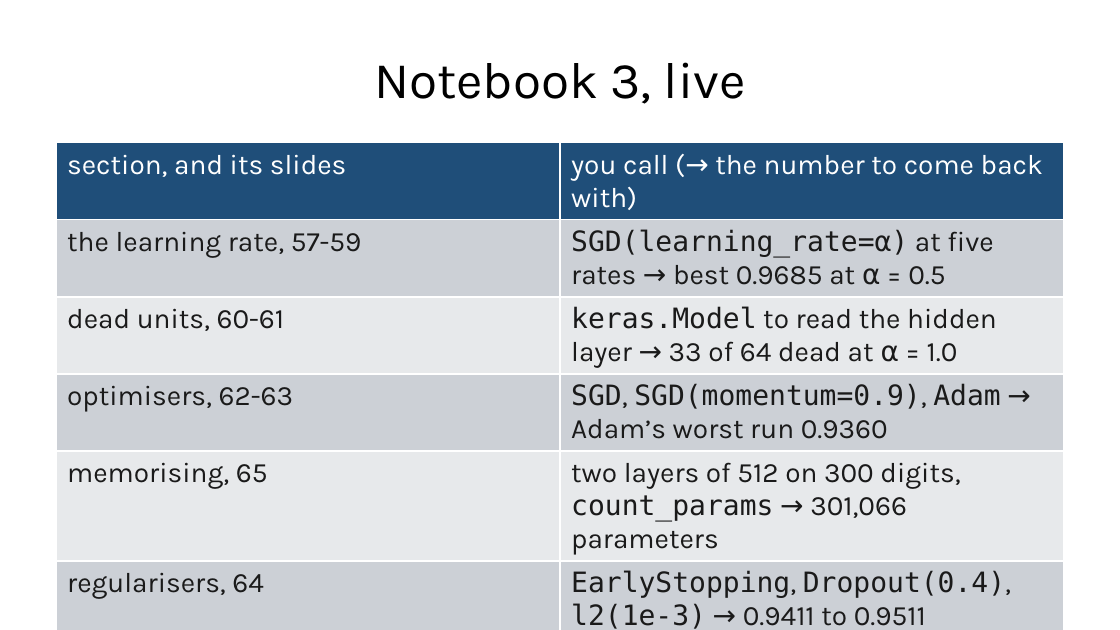
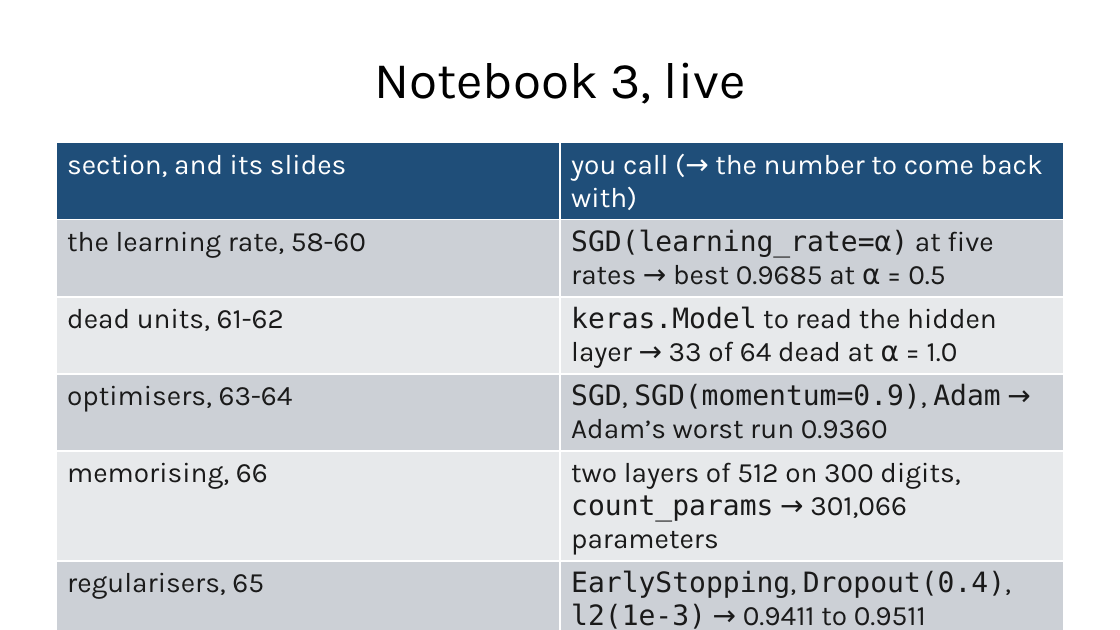
Before and after one commit to fabioantonini/technologies-for-artificial-intelligence, a slide deck: slide 67 of Lessons/09_neural_networks/Slides/neural_networks_slides.pptx (slide 66 before the commit). Drawn at 1120x630 pixels with LibreOffice and Linux fonts; fonts in the diff are those of the drawing; background and template pictures are left out. Boxes give left, top, right and bottom in pixels: in the first picture for what was removed or moved away, otherwise in the second. Text is boxed around its words. In the diff, an @@ line names an element or a change of style, - is before the commit and + after.

```diff
--- a/Lessons/09_neural_networks/Slides/neural_networks_slides.pptx
+++ b/Lessons/09_neural_networks/Slides/neural_networks_slides.pptx
@@ table at (56,143,1064,630) @@
-row 2, column 1: the learning rate, 57-59
+row 2, column 1: the learning rate, 58-60
-row 3, column 1: dead units, 60-61
+row 3, column 1: dead units, 61-62
-row 4, column 1: optimisers, 62-63
+row 4, column 1: optimisers, 63-64
-row 5, column 1: memorising, 65
+row 5, column 1: memorising, 66
-row 6, column 1: regularisers, 64
+row 6, column 1: regularisers, 65
```
Also in this commit, not shown: 3 other slides changed, 1 slide added, 6 other files.
